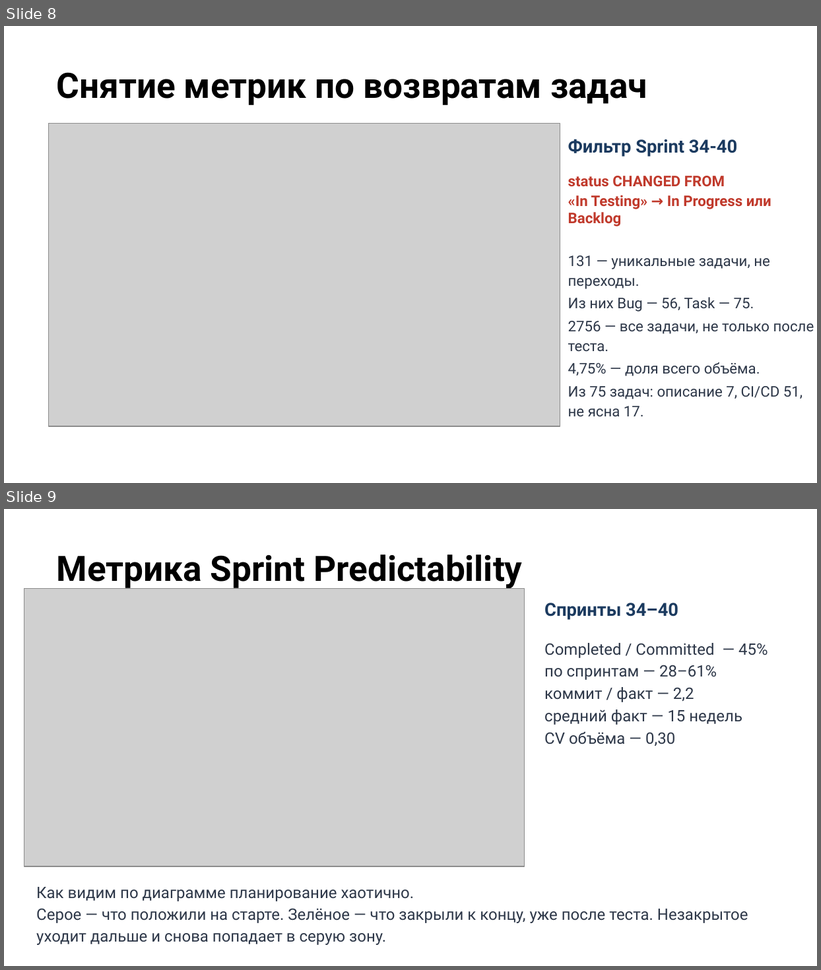
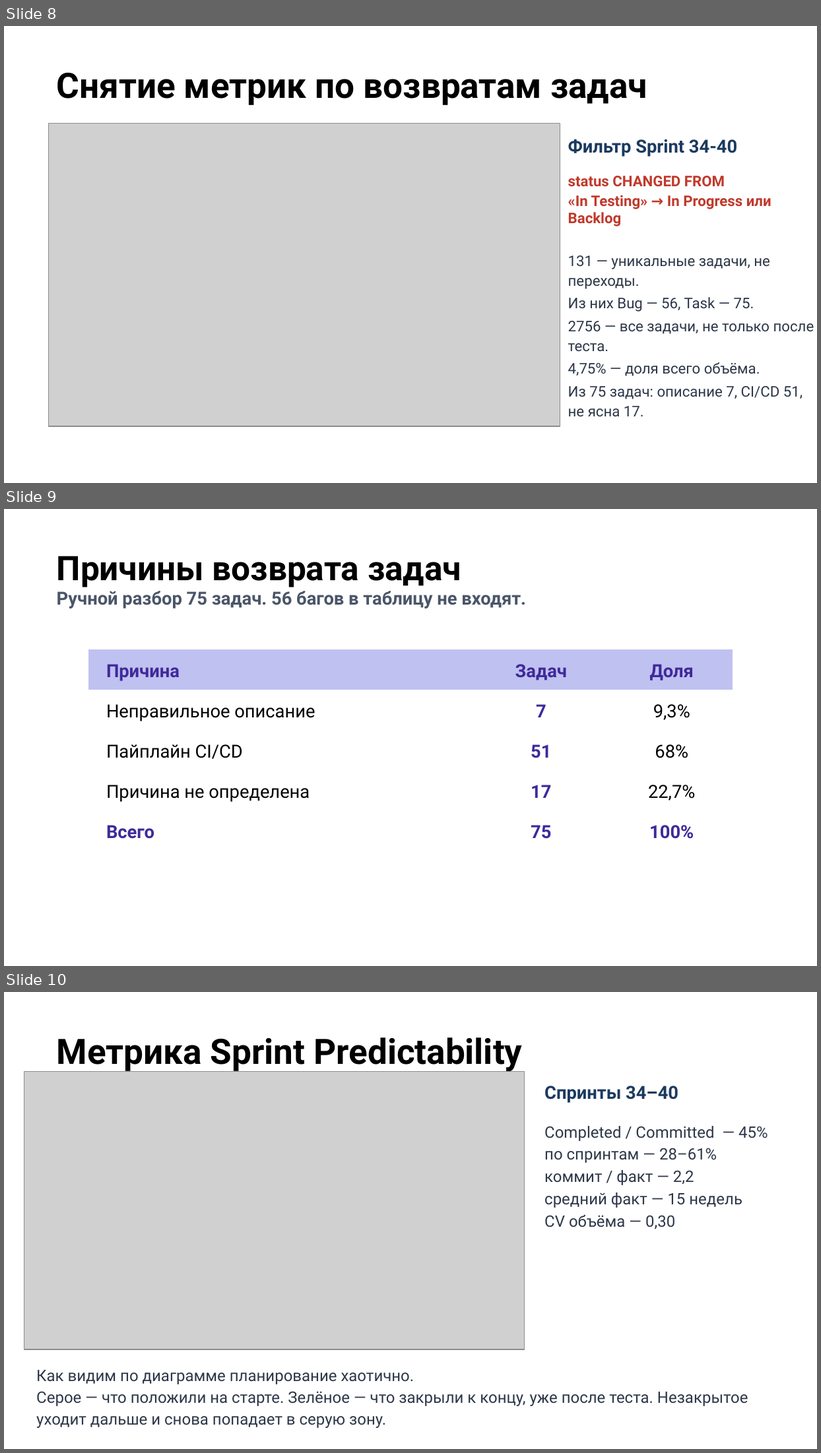
Before and after one commit to camelot270/otus_work, a slide deck: docs/Защита проекта. Петров Н.И..pptx. Shown one above the other, each under a label of ours: slides 8 and 9 before the commit, slides 8, 9 and 10 after it. The pictures are 821x970 and 821x1453 pixels, drawn with LibreOffice and Linux fonts; fonts in the diff are those of the drawing; grey boxes stand for pictures; background and template pictures are left out. Boxes give left, top, right and bottom in pixels: in the first picture for what was removed or moved away, otherwise in the second. Text is boxed around its words. In the diff, an @@ line names an element or a change of style, - is before the commit and + after.

```diff
--- a/docs/Защита проекта. Петров Н.И..pptx
+++ b/docs/Защита проекта. Петров Н.И..pptx
@@ slide 9 added at (4,509,817,966), background picture (left out) @@
@@ title added at (57,556,526,609), 16 pt, text #4A5568, bold @@
+Причины возврата задач
+Ручной разбор 75 задач. 56 багов в таблицу не входят.
@@ table added at (88,650,733,846), 5 rows, 3 columns @@
+Причина | Задач | Доля
+Неправильное описание | 7 | 9,3%
+Пайплайн CI/CD | 51 | 68%
+Причина не определена | 17 | 22,7%
+Всего | 75 | 100%
@@ what was slide 9 is now slide 10 @@
```
